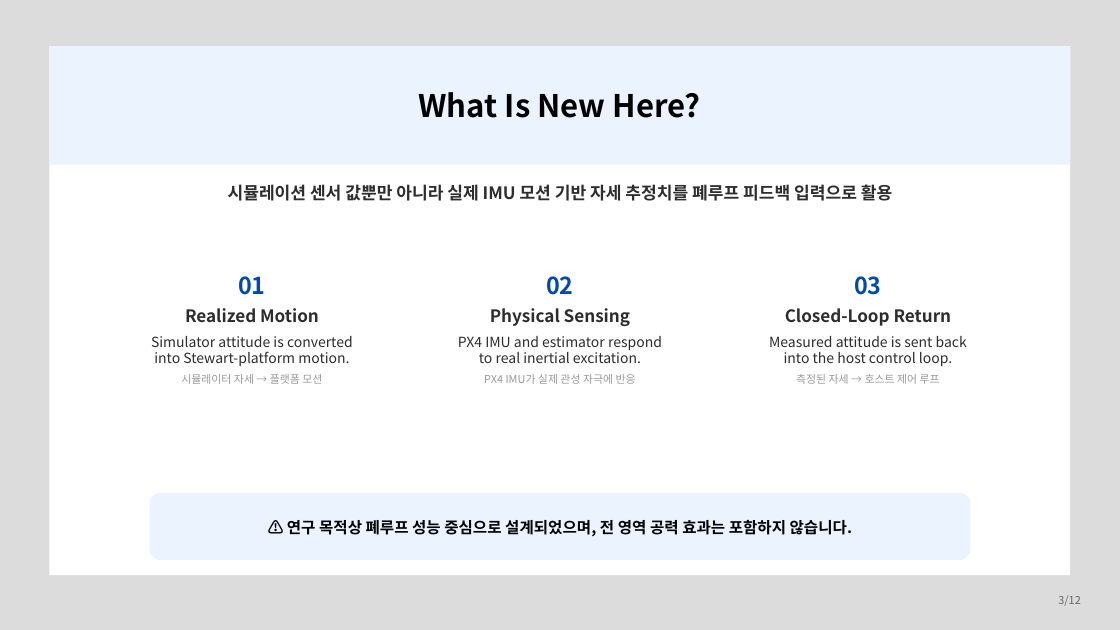
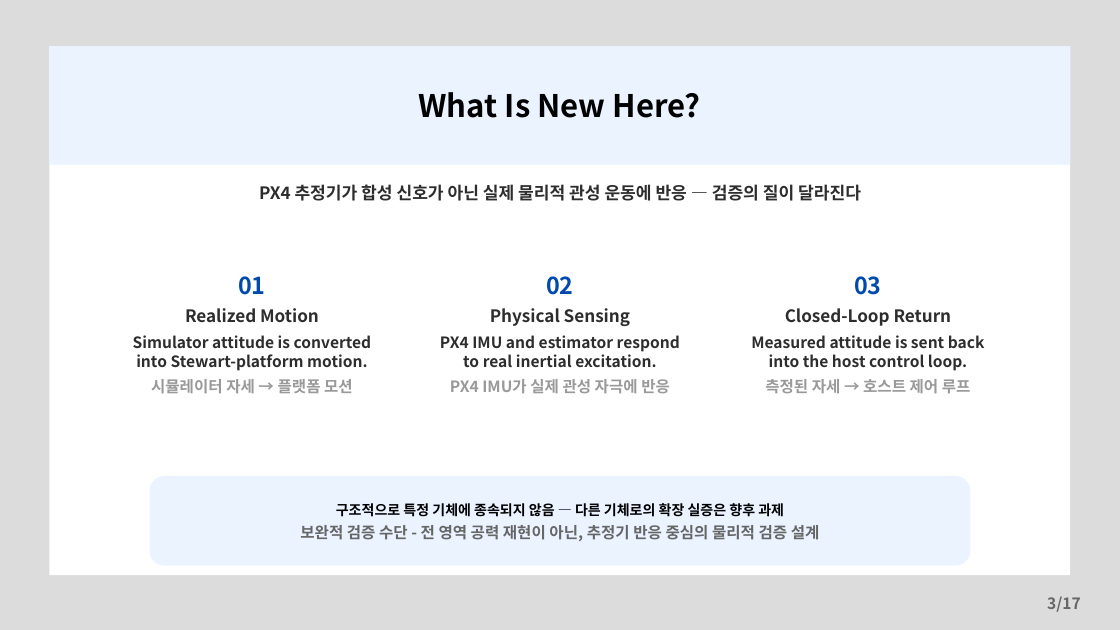
Before and after one commit to banana99ou/Stewart-Platform, a slide deck: slide 3 of presentation/KSAS_Spring2026_Presentation.pptx. Drawn at 1120x630 pixels with LibreOffice and Linux fonts; fonts in the diff are those of the drawing. Boxes give left, top, right and bottom in pixels: in the first picture for what was removed or moved away, otherwise in the second. Text is boxed around its words. In the diff, an @@ line names an element or a change of style, - is before the commit and + after.

```diff
--- a/presentation/KSAS_Spring2026_Presentation.pptx
+++ b/presentation/KSAS_Spring2026_Presentation.pptx
@@ text at [259, 184, 861, 201]: text changed @@
-시뮬레이션 센서 값뿐만 아니라 실제 IMU 모션 기반 자세 추정치를 폐루프 피드백 입력으로 활용
+PX4 추정기가 합성 신호가 아닌 실제 물리적 관성 운동에 반응 — 검증의 질이 달라진다
@@ text "Simulator attitude is converted into ..." at [133, 335, 372, 394]: size 18 to 20 pt in "Simulator attitude is converted into Stewart-platform motion ..."; bold on; size 14 to 20 pt in "시뮬레이터 자세 → 플랫폼 모션" @@
@@ text "PX4 IMU and estimator respond ..." at [440, 335, 680, 394]: size 18 to 20 pt in "PX4 IMU and estimator respond to real ..."; bold on; size 14 to 20 pt in "PX4 IMU가 실제 관성 자극에 반응" @@
@@ text "Measured attitude is sent back ..." at [751, 335, 985, 394]: size 18 to 20 pt in "Measured attitude is sent back into the ..."; bold on; size 14 to 20 pt in "측정된 자세 → 호스트 제어 루프" @@
@@ rounded rectangle: place and size @@
-rounded rectangle at [150, 493, 970, 560]
+rounded rectangle at [150, 476, 970, 566]
@@ text at [300, 503, 820, 541]: text changed; text colour #000000 to #666666 @@
-⚠️ 연구 목적상 폐루프 성능 중심으로 설계되었으며, 전 영역 공력 효과는 포함하지 않습니다.
+구조적으로 특정 기체에 종속되지 않음 — 다른 기체로의 확장 실증은 향후 과제
+보완적 검증 수단 - 전 영역 공력 재현이 아닌, 추정기 반응 중심의 물리적 검증 설계
@@ text at [1047, 596, 1081, 612]: text changed; size 14 to 20 pt; bold on @@
-3/12
+3/17
```
Also in this commit, not shown: 9 other slides changed, 7 slides added, 2 slides removed, 1 other file.
